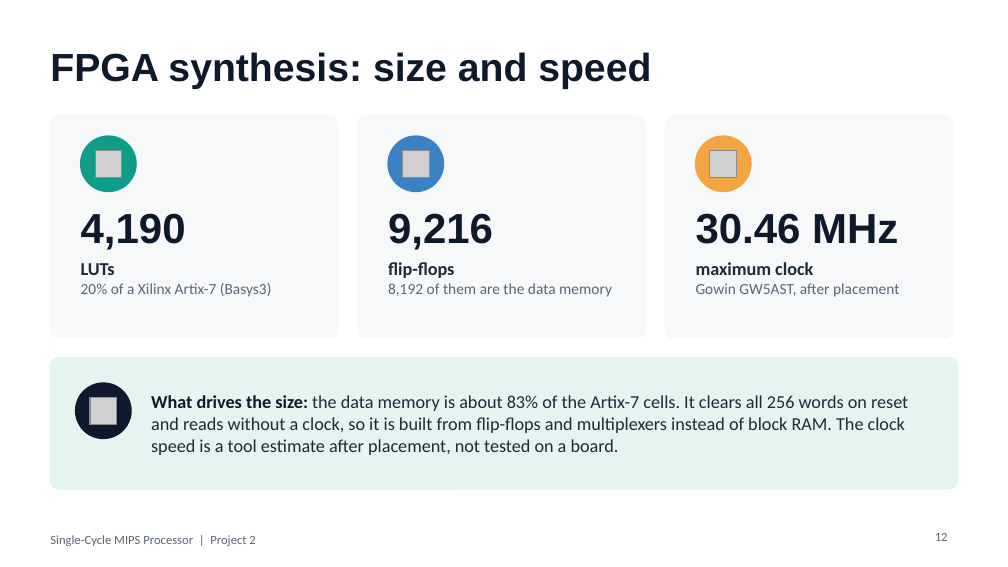
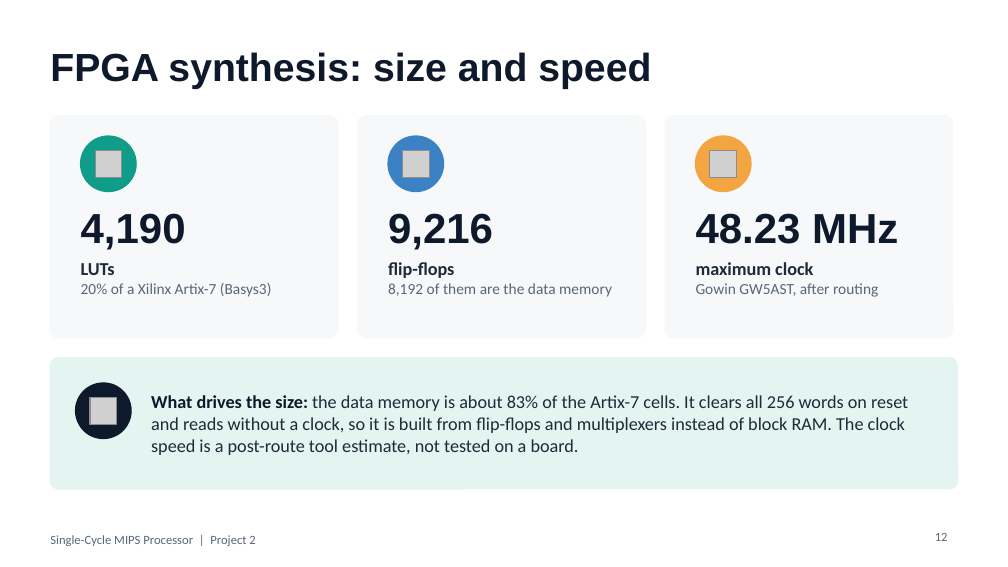
Before and after one commit to Jgauri24/mca_project, a slide deck: slide 12 of presentation/MIPS_Single_Cycle_Presentation.pptx. Drawn at 1008x567 pixels with LibreOffice and Linux fonts; fonts in the diff are those of the drawing; grey boxes stand for pictures. Boxes give left, top, right and bottom in pixels: in the first picture for what was removed or moved away, otherwise in the second. Text is boxed around its words. In the diff, an @@ line names an element or a change of style, - is before the commit and + after.

Commit message:
docs(synthesis): report post-route maximum frequency of 48.23 MHz
nextpnr finished routing: critical path 20.74 ns (8.84 ns logic,
11.90 ns routing) on the lw path, replacing the placement-only
estimate of 30.46 MHz in README, synthesis report, IEEE report and slides.

```diff
--- a/presentation/MIPS_Single_Cycle_Presentation.pptx
+++ b/presentation/MIPS_Single_Cycle_Presentation.pptx
@@ text at <box>696,213,898,244</box>: text changed @@
-30.46 MHz
+48.23 MHz
@@ text at <box>696,283,878,297</box>: text changed @@
-Gowin GW5AST, after placement
+Gowin GW5AST, after routing
@@ text at <box>151,395,908,455</box>: text changed @@
-What drives the size: the data memory is about 83% of the Artix-7 cells. It clears all 256 words on reset and reads without a clock, so it is built from flip-flops and multiplexers instead of block RAM. The clock speed is a tool estimate after placement, not tested on a board.
+What drives the size: the data memory is about 83% of the Artix-7 cells. It clears all 256 words on reset and reads without a clock, so it is built from flip-flops and multiplexers instead of block RAM. The clock speed is a post-route tool estimate, not tested on a board.
```
Also in this commit, not shown: 1 other slide changed, 6 other files.
